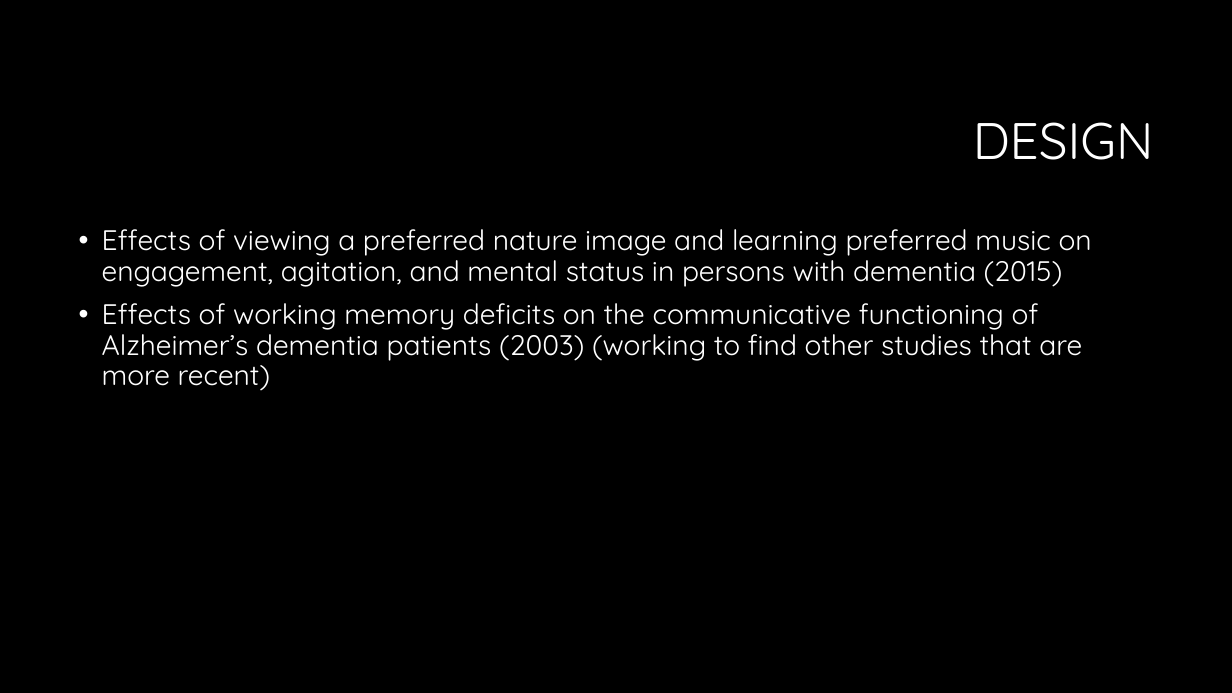
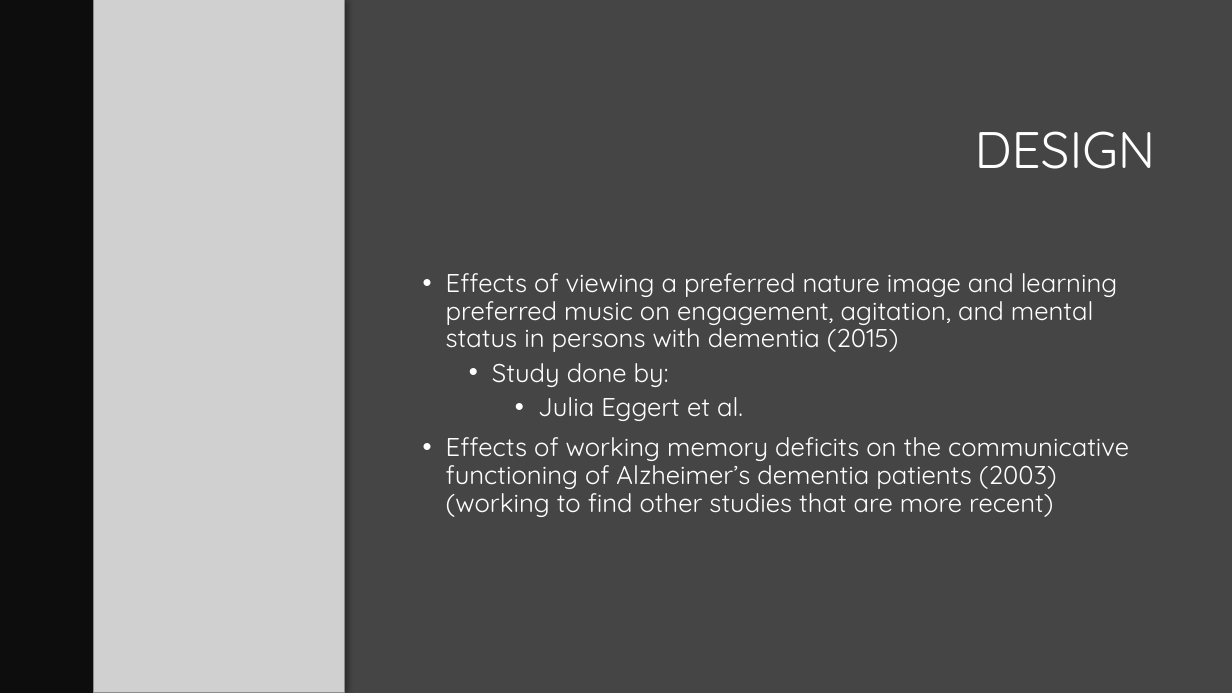
Before and after one commit to LoftieFourie/Honours_Project, a slide deck: slide 16 of Review of studies to motivate implementation and design.pptx. Drawn at 1232x693 pixels with LibreOffice and Linux fonts; fonts in the diff are those of the drawing; grey boxes stand for pictures; background and template pictures are left out. Boxes give left, top, right and bottom in pixels: in the first picture for what was removed or moved away, otherwise in the second. Text is boxed around its words. In the diff, an @@ line names an element or a change of style, - is before the commit and + after.

```diff
--- a/Review of studies to motivate implementation and design.pptx
+++ b/Review of studies to motivate implementation and design.pptx
@@ background #000000 to #454545 @@
@@ rectangle added at (0, 0, 345, 693), fill #0D0D0D @@
@@ picture added at (93, 0, 345, 693) @@
@@ title "DESIGN": place and size @@
-title "DESIGN" at (973, 122, 1154, 160)
+title "DESIGN" at (975, 131, 1156, 169)
@@ text "Effects of viewing a preferred ...": place and size @@
-text "Effects of viewing a preferred ..." at (102, 229, 1092, 391)
+text "Effects of viewing a preferred ..." at (446, 273, 1129, 517)
@@ text at (446, 273, 1129, 517): size 22 to 20 pt @@
@@ text at (492, 363, 743, 421): paragraphs added @@
+  • Study done by:
+    • Julia Eggert et al.
```
Also in this commit, not shown: 8 other slides changed, 3 slides added.
